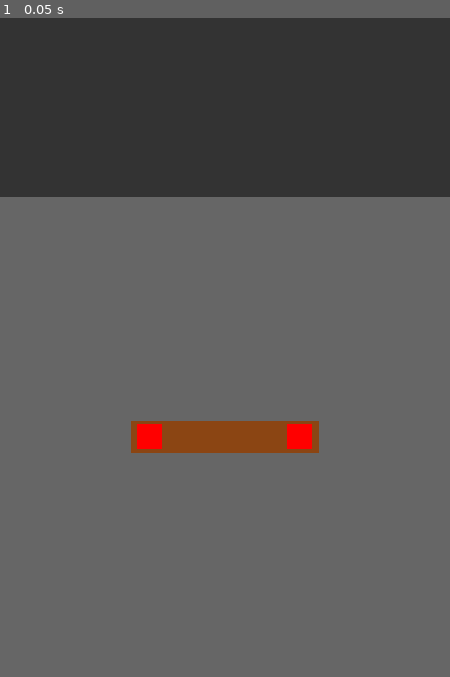
Above: before the commit, frame 1.
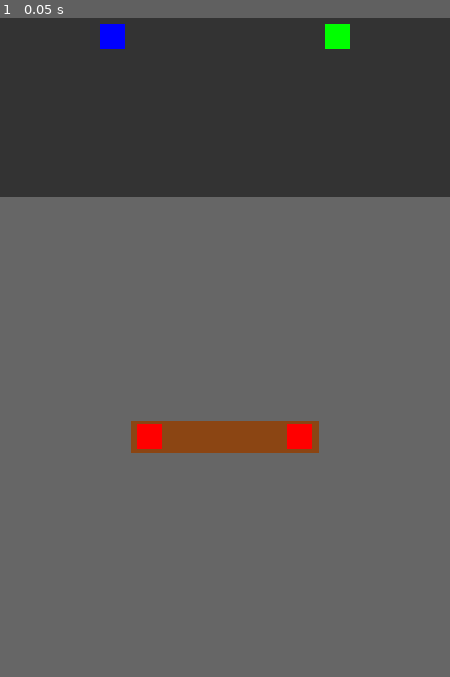
Above: after the commit, the same moment.

Repository: Simijaat/Game
Game: Godot game, scene res://Main.tscn
Same seed, same stepped clock (60 frames per second), same inputs: the game is played once before the commit and once after it.
Inputs:
- Up to frame 1 (0.05 s): no input

The runs differ from the first frame. In frame 1, 0.4% of the frame differs, in the area x 22-78%, y 0-5%.

Commit message:
Implement CombatView and decoupling logic using GlobalSignals
Co-authored-by: Simijaat <191662305+Simijaat@users.noreply.github.com>

Diff:
--- /dev/null
+++ b/CombatView.gd
@@ -0,0 +1,25 @@
+extends ColorRect
+
+const ENEMY_SCENE = preload("res://Enemy.tscn")
+var current_enemy: Node2D
+
+func _ready() -> void:
+	GlobalSignals.pin_pulled.connect(_on_pin_pulled)
+	# Wait one frame for VBoxContainer to calculate the size of this ColorRect
+	await get_tree().process_frame
+	_spawn_enemy()
+
+func _spawn_enemy() -> void:
+	current_enemy = ENEMY_SCENE.instantiate()
+	# Position Enemy on the right side of the CombatView
+	current_enemy.position = Vector2(size.x * 0.75, size.y * 0.5)
+	add_child(current_enemy)
+
+func _on_pin_pulled(color: String) -> void:
+	if is_instance_valid(current_enemy) and current_enemy.hp > 0:
+		current_enemy.take_damage(1)
+		if current_enemy.hp <= 0:
+			current_enemy = null
+			# Yield to the next frame to allow the previous enemy to clean up safely before spawning a new one
+			await get_tree().process_frame
+			_spawn_enemy()
--- /dev/null
+++ b/Enemy.gd
@@ -0,0 +1,8 @@
+extends Node2D
+
+var hp: int = 3
+
+func take_damage(amount: int) -> void:
+	hp -= amount
+	if hp <= 0:
+		queue_free()
--- /dev/null
+++ b/Enemy.tscn
@@ -0,0 +1,13 @@
+[gd_scene load_steps=2 format=3 uid="uid://enemy123456"]
+
+[ext_resource type="Script" path="res://Enemy.gd" id="1_script"]
+
+[node name="Enemy" type="Node2D"]
+script = ExtResource("1_script")
+
+[node name="ColorRect" type="ColorRect" parent="."]
+offset_left = -20.0
+offset_top = -20.0
+offset_right = 20.0
+offset_bottom = 20.0
+color = Color(0, 1, 0, 1)
--- /dev/null
+++ b/GlobalSignals.gd
@@ -0,0 +1,3 @@
+extends Node
+
+signal pin_pulled(color)
--- /dev/null
+++ b/Hero.gd
@@ -0,0 +1,9 @@
+extends Node2D
+
+func _ready() -> void:
+	GlobalSignals.pin_pulled.connect(_on_pin_pulled)
+
+func _on_pin_pulled(color: String) -> void:
+	var tween = create_tween()
+	tween.tween_property(self, "scale", Vector2(1.5, 1.5), 0.1)
+	tween.tween_property(self, "scale", Vector2(1.0, 1.0), 0.1)
--- /dev/null
+++ b/Hero.tscn
@@ -0,0 +1,13 @@
+[gd_scene load_steps=2 format=3 uid="uid://hero1234567"]
+
+[ext_resource type="Script" path="res://Hero.gd" id="1_script"]
+
+[node name="Hero" type="Node2D"]
+script = ExtResource("1_script")
+
+[node name="ColorRect" type="ColorRect" parent="."]
+offset_left = -20.0
+offset_top = -20.0
+offset_right = 20.0
+offset_bottom = 20.0
+color = Color(0, 0, 1, 1)
--- a/Main.tscn
+++ b/Main.tscn
@@ -2,6 +2,8 @@
 
 [ext_resource type="PackedScene" uid="uid://pinsceneid123" path="res://Pin.tscn" id="1_pin"]
 [ext_resource type="PackedScene" uid="uid://beamsceneid123" path="res://Beam.tscn" id="2_beam"]
+[ext_resource type="Script" path="res://CombatView.gd" id="3_combatview"]
+[ext_resource type="PackedScene" uid="uid://hero1234567" path="res://Hero.tscn" id="4_hero"]
 
 [node name="Main" type="Control"]
 layout_mode = 3
@@ -25,6 +27,10 @@
 size_flags_vertical = 3
 size_flags_stretch_ratio = 0.4
 color = Color(0.2, 0.2, 0.2, 1)
+script = ExtResource("3_combatview")
+
+[node name="Hero" parent="VBoxContainer/CombatView" instance=ExtResource("4_hero")]
+position = Vector2(180, 256)
 
 [node name="PuzzleBoard" type="ColorRect" parent="VBoxContainer"]
 layout_mode = 2
--- a/Pin.gd
+++ b/Pin.gd
@@ -2,6 +2,8 @@
 
 func _on_area_2d_input_event(viewport: Node, event: InputEvent, shape_idx: int) -> void:
 	if event is InputEventMouseButton and event.pressed and event.button_index == MOUSE_BUTTON_LEFT:
+		GlobalSignals.pin_pulled.emit("red")
 		queue_free()
 	elif event is InputEventScreenTouch and event.pressed:
+		GlobalSignals.pin_pulled.emit("red")
 		queue_free()
--- a/project.godot
+++ b/project.godot
@@ -30,3 +30,7 @@
 [input_devices]
 
 pointing/emulate_touch_from_mouse=true
+
+[autoload]
+
+GlobalSignals="*res://GlobalSignals.gd"
